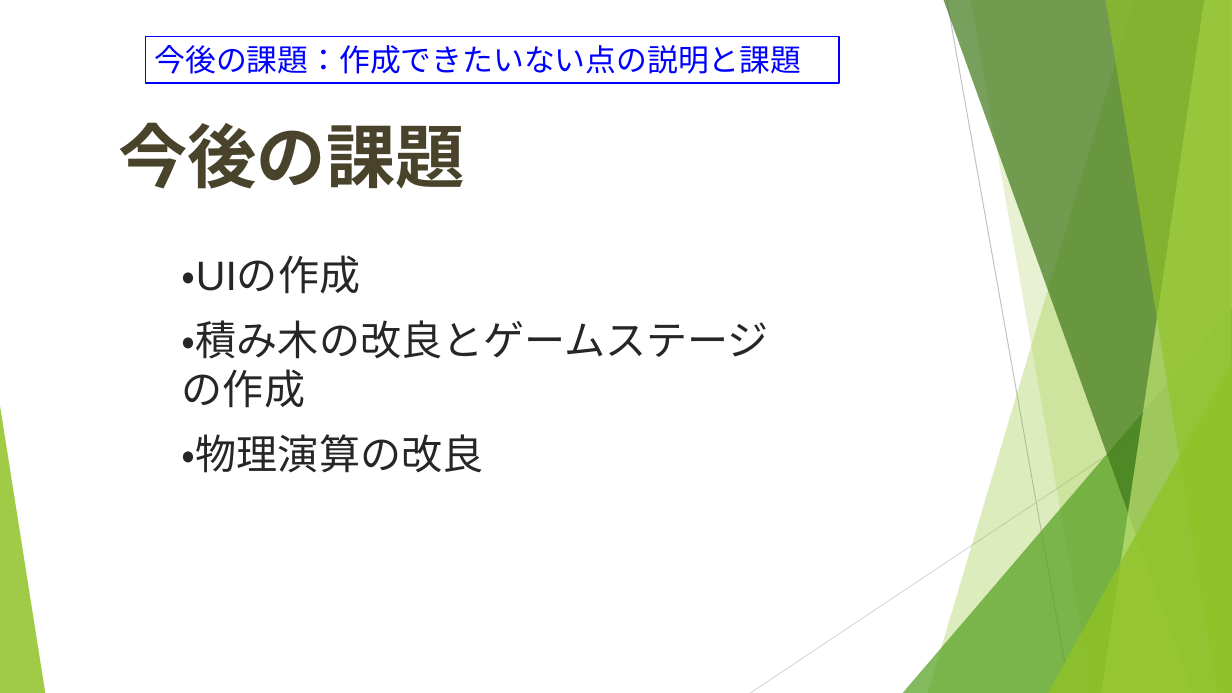
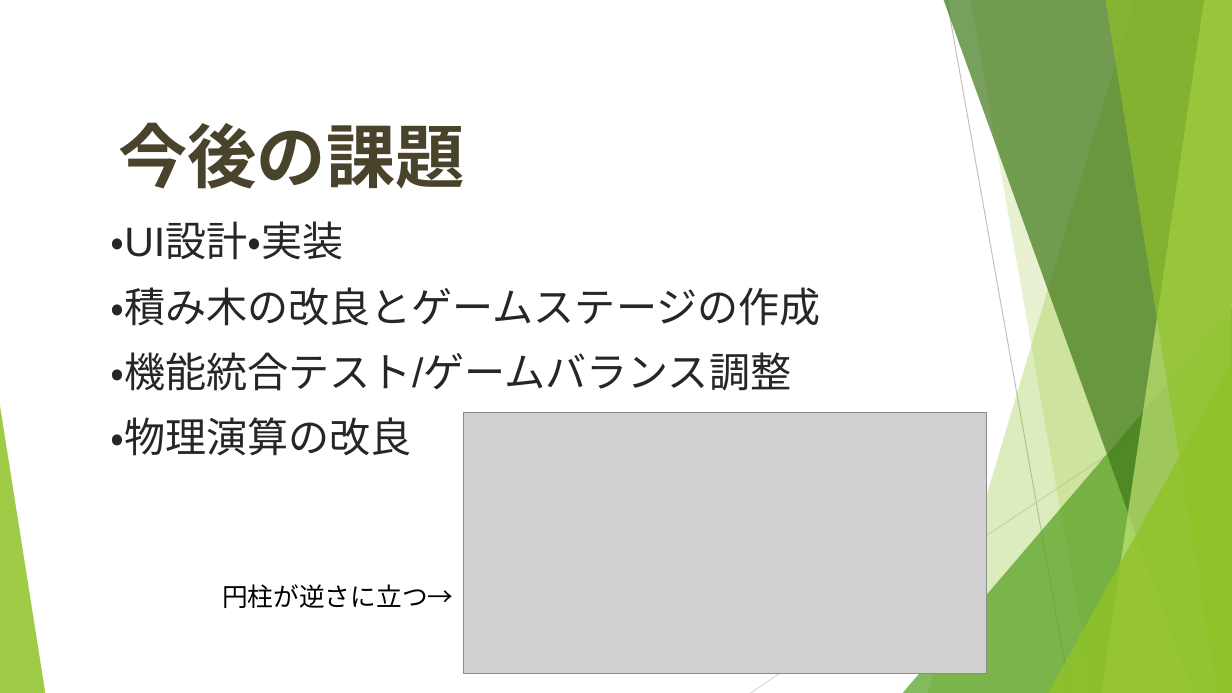
Before and after one commit to tomochapee12/VR_bl, a slide deck: slide 8 of 01安井_02吉本_積み木タイムアタック.pptx. Drawn at 1232x693 pixels with LibreOffice and Linux fonts; fonts in the diff are those of the drawing; grey boxes stand for pictures. Boxes give left, top, right and bottom in pixels: in the first picture for what was removed or moved away, otherwise in the second. Text is boxed around its words. In the diff, an @@ line names an element or a change of style, - is before the commit and + after.

```diff
--- a/01安井_02吉本_積み木タイムアタック.pptx
+++ b/01安井_02吉本_積み木タイムアタック.pptx
@@ rectangle removed at bbox=[145, 36, 839, 82] @@
-今後の課題：作成できたいない点の説明と課題
@@ text "・UI設計・実装": place and size @@
-text "・UI設計・実装" at bbox=[182, 255, 769, 473]
+text "・UI設計・実装" at bbox=[110, 221, 820, 456]
@@ text at bbox=[110, 221, 343, 260]: text changed @@
-・UIの作成
+・UI設計・実装
@@ text at bbox=[110, 352, 791, 391]: paragraph added @@
+・機能統合テスト/ゲームバランス調整
@@ picture added at bbox=[463, 413, 987, 675] @@
@@ text added at bbox=[222, 584, 453, 608], 20 pt, text #000000 @@
+円柱が逆さに立つ→
```
Also in this commit, not shown: 4 other slides changed.
